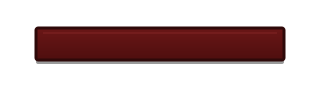
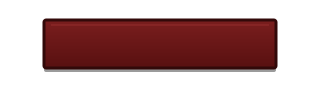
Layer changes from the first 320x88 image to the second:
painted on "door_locked" over [34, 18, 286, 72]
